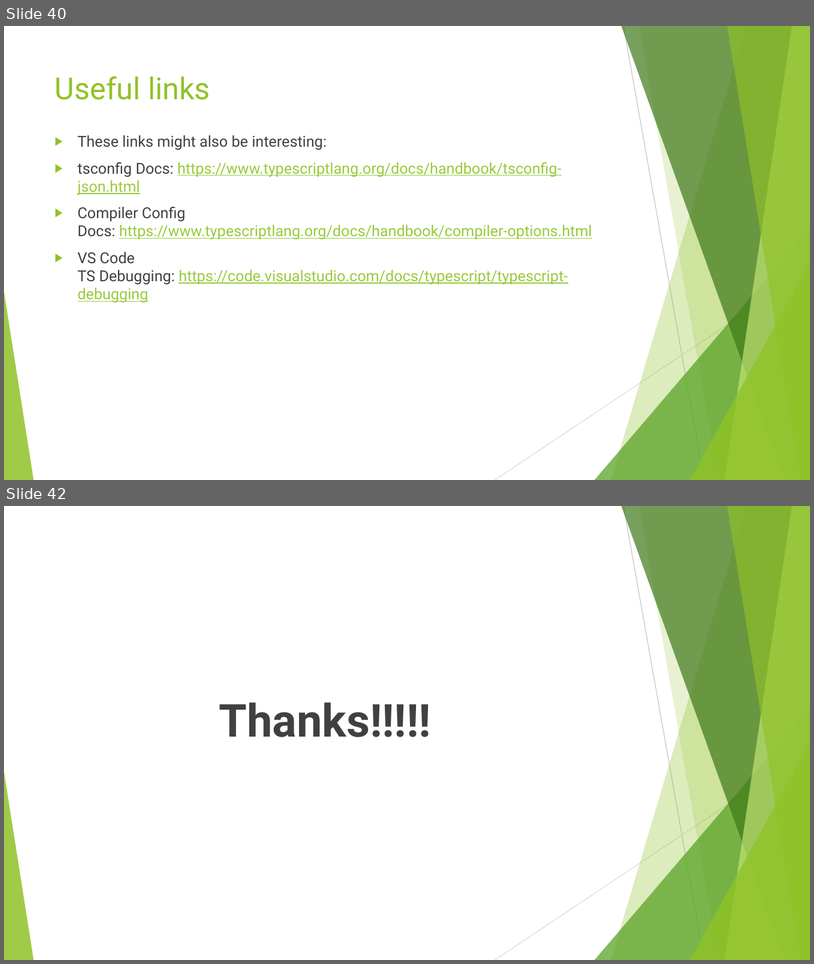
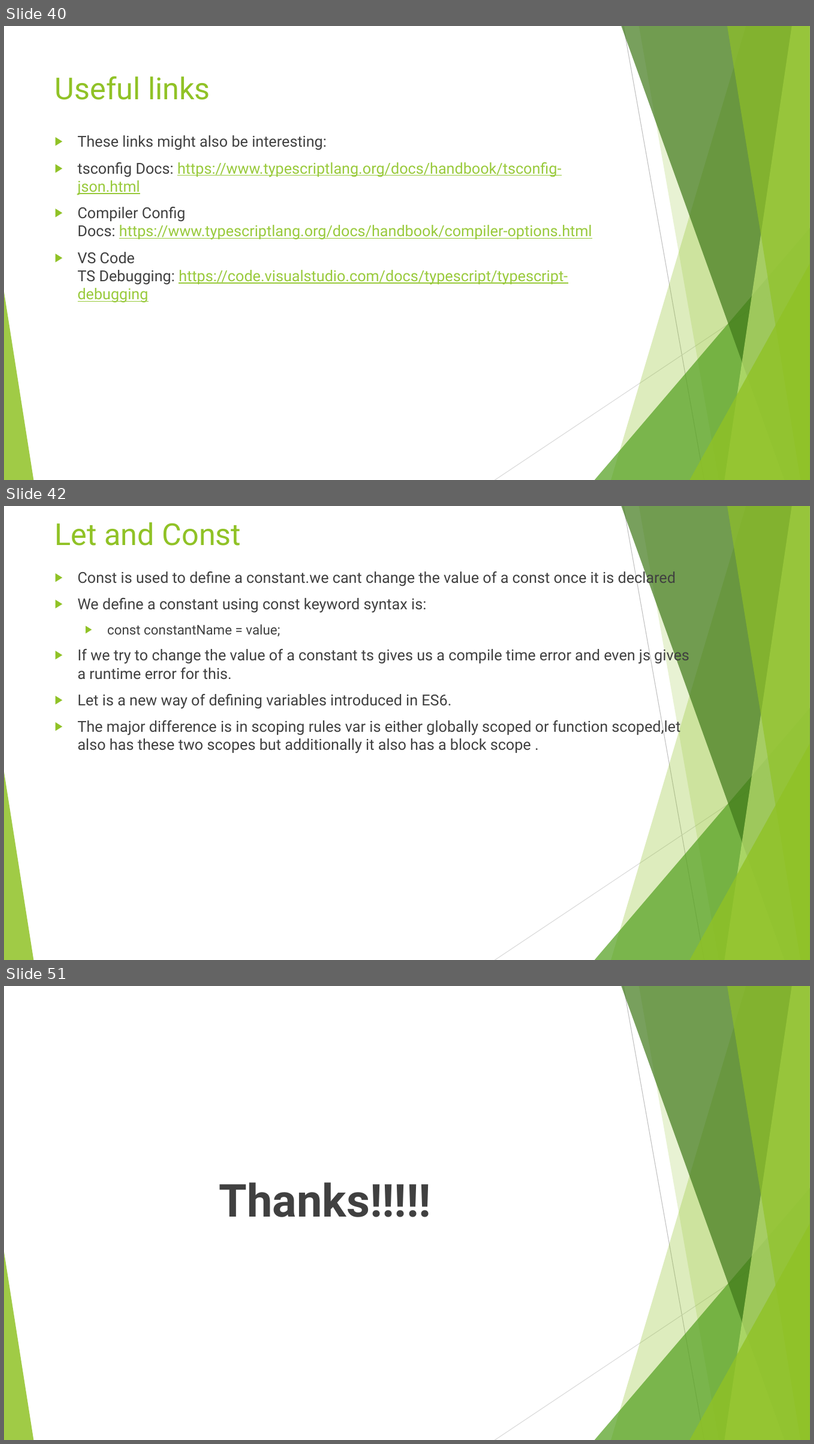
Before and after one commit to rudhrainfogain/TypeScript, a slide deck: PPT/TypeScriptv4.pptx. Shown one above the other, each under a label of ours: slides 40 and 42 before the commit, slides 40, 42 and 51 after it; the slides between them are not shown. The pictures are 814x964 and 814x1444 pixels, drawn with LibreOffice and Linux fonts; fonts in the diff are those of the drawing. Boxes give left, top, right and bottom in pixels: in the first picture for what was removed or moved away, otherwise in the second. Text is boxed around its words. In the diff, an @@ line names an element or a change of style, - is before the commit and + after.

```diff
--- a/PPT/TypeScriptv4.pptx
+++ b/PPT/TypeScriptv4.pptx
@@ slide 42 added at (4,506,810,960), background #FFFFFF; not listed: 10 template elements that a slide beside it also shows @@
@@ title added at (55,522,242,546), 36 pt, text #90C226 @@
+Let and Const
@@ text added at (78,569,690,753), 18 pt, text #404040 @@
+▶ Const is used to define a constant.we cant change the value of a const once it is declared
+▶ We define a constant using const keyword syntax is:
+  ▶ const constantName = value;
+▶ If we try to change the value of a constant ts gives us a compile time error and even js gives a runtime error for this.
+▶ Let is a new way of defining variables introduced in ES6.
+▶ The major difference is in scoping rules var is either globally scoped or function scoped,let also has these two scopes but additionally it also has a block scope .
@@ what was slide 42 is now slide 51 @@
```
Also in this commit, not shown: 3 slides changed, 8 other slides added, 4 other files.
